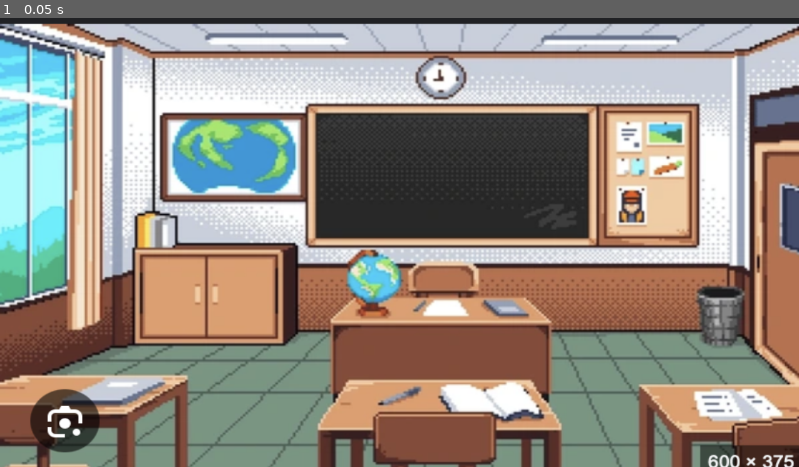
Above: before the commit, frame 1.
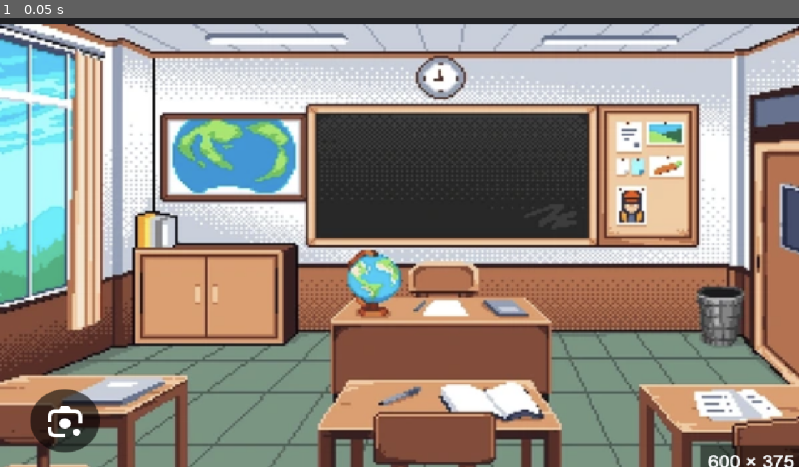
Above: after the commit, the same moment.

Repository: Huenyeon/Game-on
Game: Godot game, scene res://scene/main_scene.tscn
Same seed, same stepped clock (60 frames per second), same inputs: the game is played once before the commit and once after it.
Inputs:
- Up to frame 1 (0.05 s): no input

The runs differ from the first frame. In frame 1, 1.6% of the frame differs, in the area x 0-100%, y 1-100%.

Commit message:
added toggles for desktop

Diff:
--- /dev/null
+++ b/assets/publishers-news.tres
@@ -0,0 +1,4 @@
+[gd_resource type="ButtonGroup" format=3 uid="uid://bn5loh716mh40"]
+
+[resource]
+resource_name = "publisher-news"
--- a/project.godot
+++ b/project.godot
@@ -17,5 +17,6 @@
 
 [rendering]
 
+textures/canvas_textures/default_texture_filter=0
 renderer/rendering_method="gl_compatibility"
 renderer/rendering_method.mobile="gl_compatibility"
--- /dev/null
+++ b/scene/desktop.tscn
@@ -0,0 +1,120 @@
+[gd_scene load_steps=14 format=3 uid="uid://c8fb7rgbb8ya3"]
+
+[ext_resource type="Texture2D" uid="uid://qaol4eixm4ac" path="res://assets/desktop/desktop.png" id="1_n4ug4"]
+[ext_resource type="Script" uid="uid://djrc44rsffea2" path="res://scripts/desktop.gd" id="2_hcw2o"]
+[ext_resource type="ButtonGroup" uid="uid://bn5loh716mh40" path="res://assets/publishers-news.tres" id="2_nrcet"]
+[ext_resource type="Texture2D" uid="uid://d381n4dn4rvvn" path="res://assets/desktop/publishers-unclicked.png" id="2_s8ndo"]
+[ext_resource type="Texture2D" uid="uid://chhhfieeu03u3" path="res://assets/desktop/publishers-clicked.png" id="3_nrcet"]
+[ext_resource type="Texture2D" uid="uid://4snvctsmlgtj" path="res://assets/desktop/news-unclicked-updated.png" id="4_s8ndo"]
+[ext_resource type="Texture2D" uid="uid://dj17kxhrauq5b" path="res://assets/desktop/news-clicked-upadated.png" id="5_s8ndo"]
+[ext_resource type="Texture2D" uid="uid://bx1skw2tj7u40" path="res://assets/desktop/news-cover2.png" id="8_c6q1a"]
+[ext_resource type="Texture2D" uid="uid://cvm2dcudf4h0m" path="res://assets/desktop/news-cover1.png" id="9_kufai"]
+[ext_resource type="Texture2D" uid="uid://bps66c50njl1r" path="res://assets/desktop/news-cover3.png" id="10_2bcn7"]
+[ext_resource type="Texture2D" uid="uid://c2axt3tnw41xh" path="res://assets/desktop/publisher-card1.png" id="11_2bcn7"]
+[ext_resource type="Texture2D" uid="uid://cde4eyvixpuke" path="res://assets/desktop/publisher-card2.png" id="12_eu5o3"]
+[ext_resource type="Texture2D" uid="uid://bsmn505bdr1fb" path="res://assets/desktop/publisher-card3.png" id="13_eej11"]
+
+[node name="Desktop" type="TextureRect"]
+offset_left = 1.0
+offset_top = -13.0
+offset_right = 216.0
+offset_bottom = 208.0
+texture = ExtResource("1_n4ug4")
+script = ExtResource("2_hcw2o")
+
+[node name="PublishersButton" type="TextureButton" parent="."]
+layout_mode = 2
+offset_left = 50.0
+offset_top = 40.0
+offset_right = 150.0
+offset_bottom = 140.0
+scale = Vector2(0.5, 0.5)
+toggle_mode = true
+button_group = ExtResource("2_nrcet")
+texture_normal = ExtResource("2_s8ndo")
+texture_pressed = ExtResource("3_nrcet")
+
+[node name="NewsButton" type="TextureButton" parent="."]
+layout_mode = 2
+offset_left = 18.0
+offset_top = 38.0
+offset_right = 118.0
+offset_bottom = 138.0
+scale = Vector2(0.5, 0.5)
+toggle_mode = true
+button_group = ExtResource("2_nrcet")
+texture_normal = ExtResource("4_s8ndo")
+texture_pressed = ExtResource("5_s8ndo")
+
+[node name="NewsContent" type="Control" parent="."]
+anchors_preset = 0
+offset_left = -32.0
+offset_top = -149.0
+offset_right = 336.0
+offset_bottom = -109.0
+
+[node name="TextureRect2" type="TextureRect" parent="NewsContent"]
+layout_mode = 2
+offset_left = 59.0
+offset_top = 220.0
+offset_right = 159.0
+offset_bottom = 320.0
+scale = Vector2(0.5, 0.5)
+size_flags_stretch_ratio = 0.0
+texture = ExtResource("8_c6q1a")
+metadata/_edit_group_ = true
+
+[node name="TextureRect" type="TextureRect" parent="NewsContent"]
+layout_mode = 2
+offset_left = 152.0
+offset_top = 223.0
+offset_right = 252.0
+offset_bottom = 323.0
+scale = Vector2(0.5, 0.5)
+texture = ExtResource("9_kufai")
+metadata/_edit_group_ = true
+
+[node name="TextureRect3" type="TextureRect" parent="NewsContent"]
+layout_mode = 2
+offset_left = 105.0
+offset_top = 220.0
+offset_right = 205.0
+offset_bottom = 320.0
+scale = Vector2(0.5, 0.5)
+texture = ExtResource("10_2bcn7")
+metadata/_edit_group_ = true
+
+[node name="PublishersContent" type="Control" parent="."]
+anchors_preset = 0
+offset_right = 40.0
+offset_bottom = 40.0
+
+[node name="TextureRect" type="TextureRect" parent="PublishersContent"]
+layout_mode = 0
+offset_left = 29.0
+offset_top = 70.0
+offset_right = 129.0
+offset_bottom = 170.0
+scale = Vector2(0.5, 0.5)
+texture = ExtResource("11_2bcn7")
+metadata/_edit_group_ = true
+
+[node name="TextureRect2" type="TextureRect" parent="PublishersContent"]
+layout_mode = 0
+offset_left = 74.0
+offset_top = 70.0
+offset_right = 174.0
+offset_bottom = 170.0
+scale = Vector2(0.5, 0.5)
+texture = ExtResource("12_eu5o3")
+metadata/_edit_group_ = true
+
+[node name="TextureRect3" type="TextureRect" parent="PublishersContent"]
+layout_mode = 0
+offset_left = 119.0
+offset_top = 70.0
+offset_right = 219.0
+offset_bottom = 170.0
+scale = Vector2(0.5, 0.5)
+texture = ExtResource("13_eej11")
+metadata/_edit_group_ = true
--- /dev/null
+++ b/scripts/desktop.gd
@@ -0,0 +1,28 @@
+extends Control
+
+func _ready():
+	# Show news by default, hide publishers
+	$NewsContent.visible = true
+	$PublishersContent.visible = false
+
+	# Set News button pressed by default
+	$NewsButton.button_pressed = true
+	$PublishersButton.button_pressed = false
+
+	# Connect button signals
+	$NewsButton.pressed.connect(_on_news_button_pressed)
+	$PublishersButton.pressed.connect(_on_publisher_button_pressed)
+
+
+func _on_news_button_pressed():
+	$NewsContent.visible = true
+	$PublishersContent.visible = false
+	$NewsButton.button_pressed = true
+	$PublishersButton.button_pressed = false
+
+
+func _on_publisher_button_pressed():
+	$NewsContent.visible = false
+	$PublishersContent.visible = true
+	$NewsButton.button_pressed = false
+	$PublishersButton.button_pressed = true
Binary file added: assets/desktop/news-clicked-upadated.png
Not shown, added: assets/desktop/news-clicked-upadated.png.import
Binary file added: assets/desktop/news-unclicked-updated.png
Not shown, added: assets/desktop/news-unclicked-updated.png.import
Not shown, added: scripts/desktop.gd.uid
